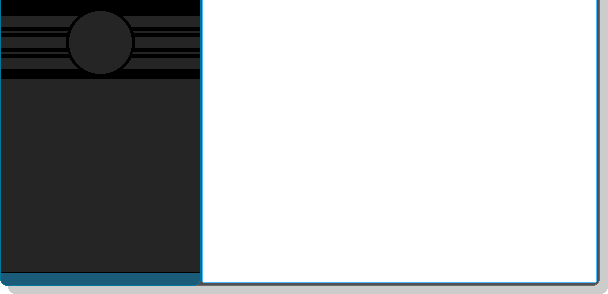
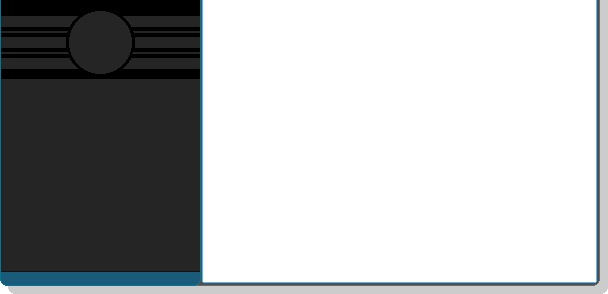
Layer changes from the first 608px x 294px image to the second:
painted on "body" over [left=1, top=271, right=200, bottom=273]
